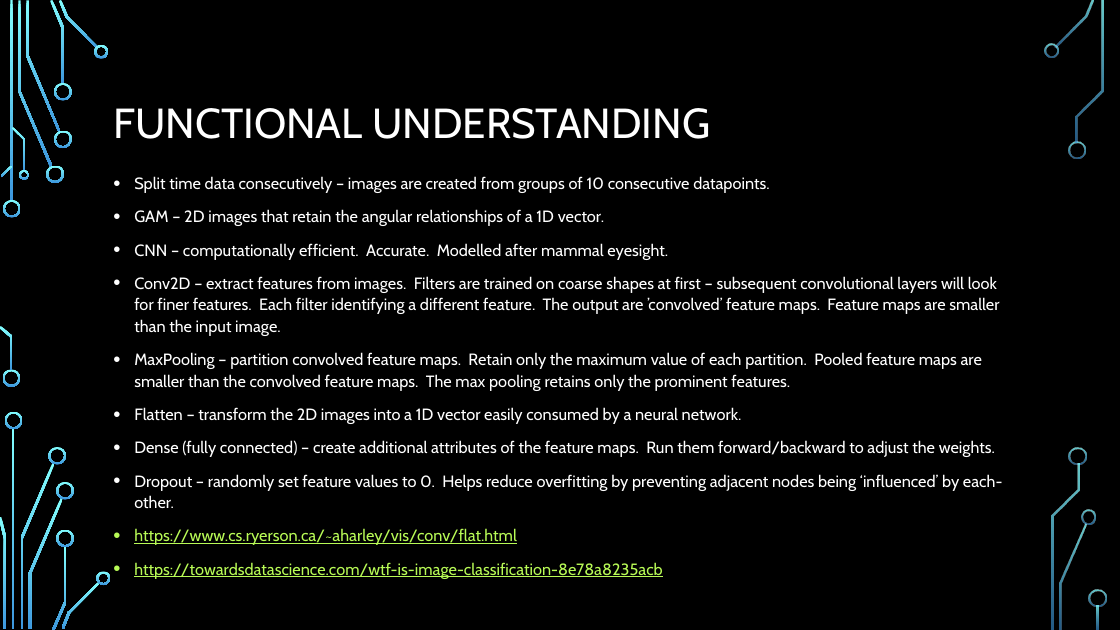
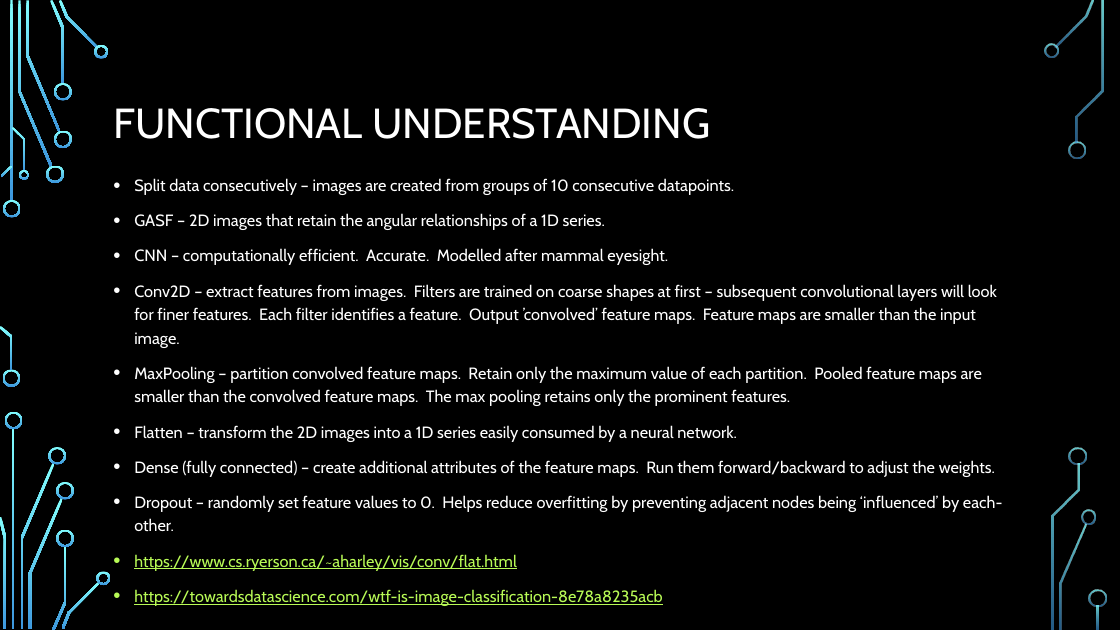
Before and after one commit to anthonyvanderwal/project3-cnn, a slide deck: slide 5 of 2021-02-27 -- anthony vanderwal - project 3 presentation - time series classification with cnn.pptx. Drawn at 1120x630 pixels with LibreOffice and Linux fonts; fonts in the diff are those of the drawing; background and template pictures are left out. Boxes give left, top, right and bottom in pixels: in the first picture for what was removed or moved away, otherwise in the second. Text is boxed around its words. In the diff, an @@ line names an element or a change of style, - is before the commit and + after.

Commit message:
presentation final

```diff
--- a/2021-02-27 -- anthony vanderwal - project 3 presentation - time series classification with cnn.pptx
+++ b/2021-02-27 -- anthony vanderwal - project 3 presentation - time series classification with cnn.pptx
@@ text at [134, 178, 734, 230]: text changed @@
-• Split time data consecutively – images are created from groups of 10 consecutive datapoints.
-• GAM – 2D images that retain the angular relationships of a 1D vector.
+• Split data consecutively – images are created from groups of 10 consecutive datapoints.
+• GASF – 2D images that retain the angular relationships of a 1D series.
@@ text at [134, 248, 1002, 571]: line spacing 1.1 to 1.2 @@
@@ text at [134, 284, 997, 348]: text changed @@
-• Conv2D – extract features from images. Filters are trained on coarse shapes at first – subsequent convolutional layers will look for finer features. Each filter identifying a different feature. The output are ’convolved’ feature maps. Feature maps are smaller than the input image.
+• Conv2D – extract features from images. Filters are trained on coarse shapes at first – subsequent convolutional layers will look for finer features. Each filter identifies a feature. Output ’convolved’ feature maps. Feature maps are smaller than the input image.
@@ text at [134, 425, 737, 442]: text changed @@
-• Flatten – transform the 2D images into a 1D vector easily consumed by a neural network.
+• Flatten – transform the 2D images into a 1D series easily consumed by a neural network.
```
Also in this commit, not shown: 3 other slides changed.
